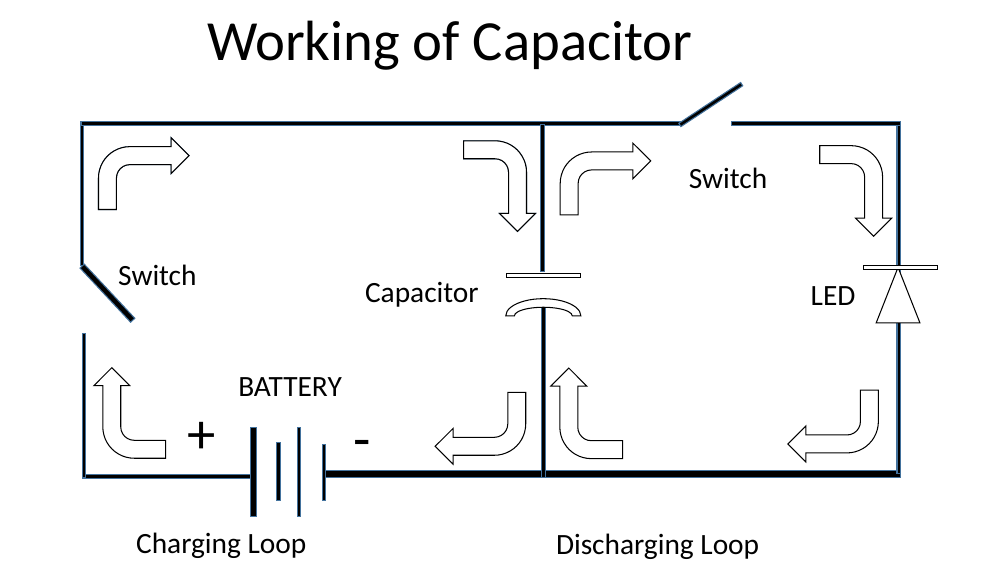
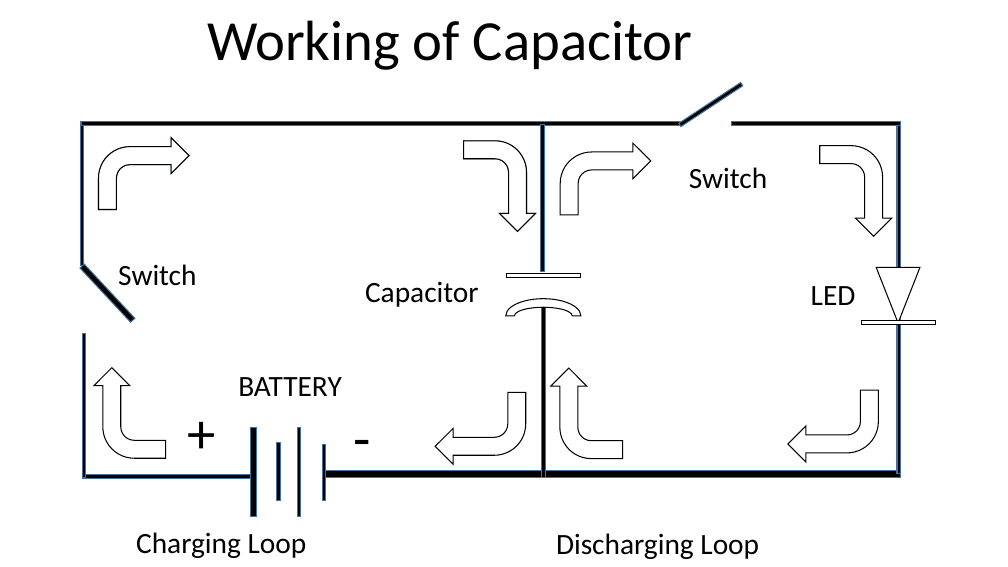
Before and after one commit to infocelab/embedded-projects, a slide deck: slide 8 of Documents/projects for schools.pptx. Drawn at 1008x567 pixels with LibreOffice and Linux fonts; fonts in the diff are those of the drawing. Boxes give left, top, right and bottom in pixels: in the first picture for what was removed or moved away, otherwise in the second. Text is boxed around its words. In the diff, an @@ line names an element or a change of style, - is before the commit and + after.

Commit message:
ok

```diff
--- a/Documents/projects for schools.pptx
+++ b/Documents/projects for schools.pptx
@@ triangle at box(876, 268, 920, 324): rotation 0 to 180 degrees @@
@@ rectangle: place and size @@
-rectangle at box(864, 265, 938, 269)
+rectangle at box(861, 321, 935, 324)
```
